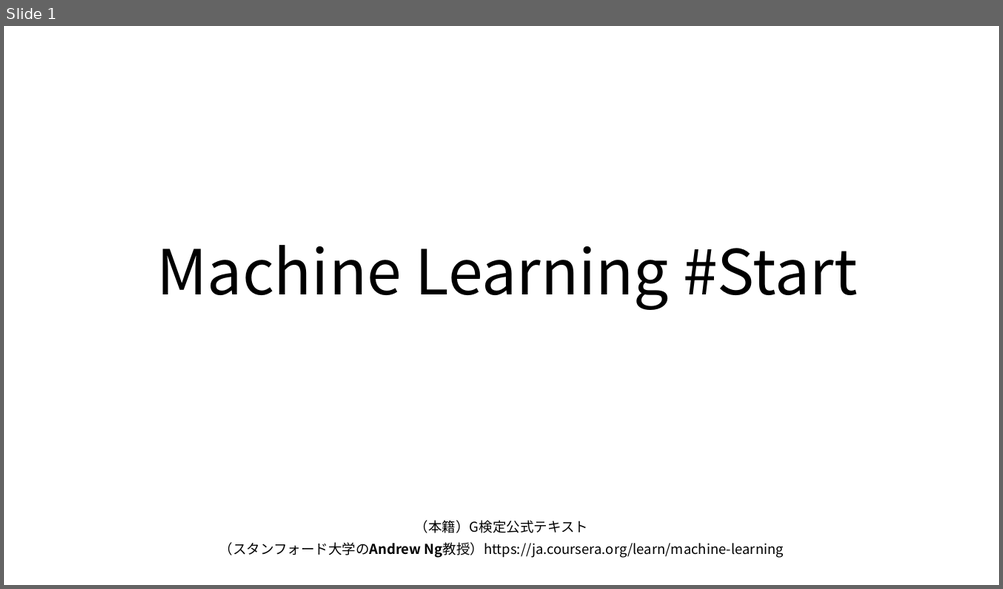
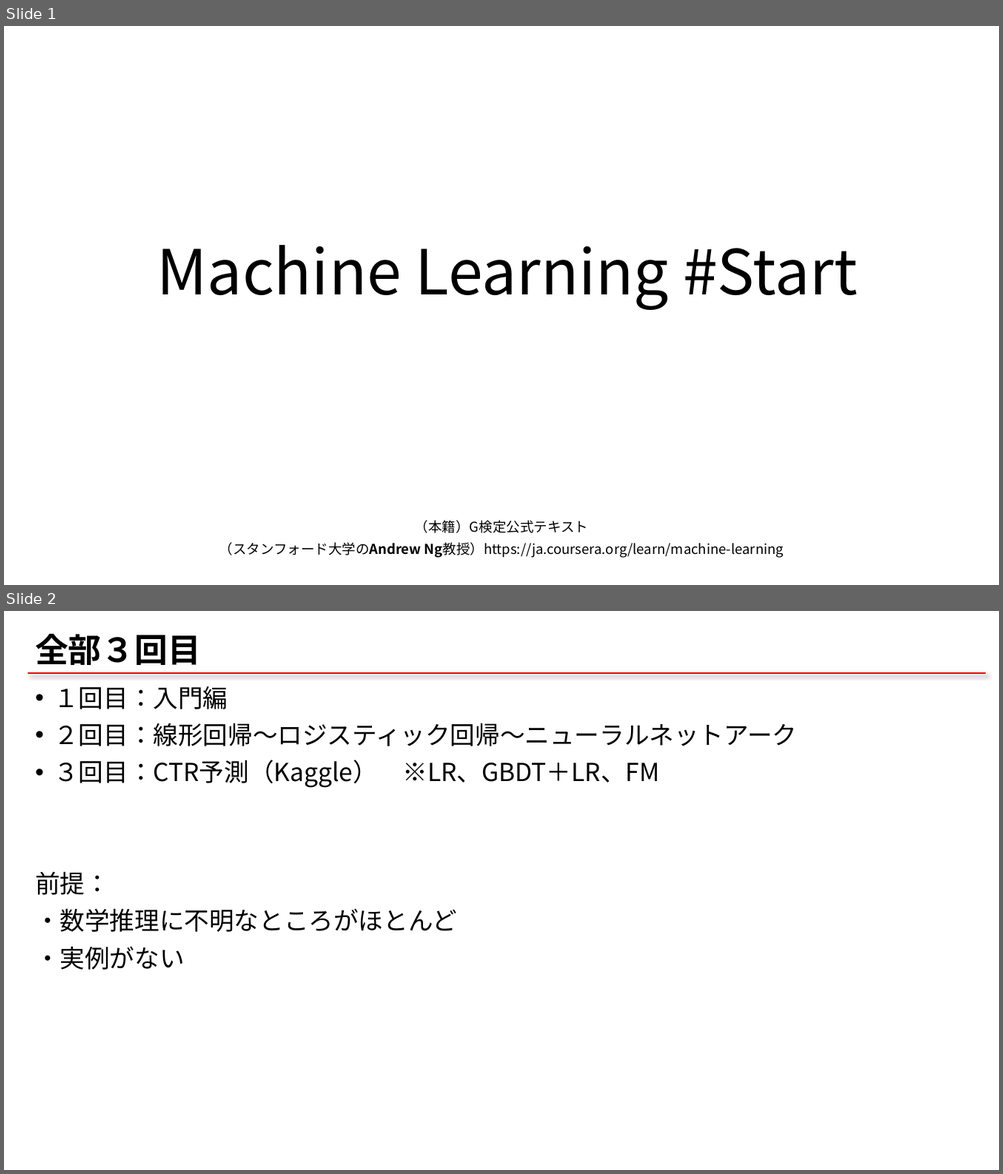
Before and after one commit to qqinxl2015/machine-learning-basic, a slide deck: 00_ML_start.pptx. Shown one above the other, each under a label of ours: slide 1 before the commit, slides 1 and 2 after it. The pictures are 1003x589 and 1003x1174 pixels, drawn with LibreOffice and Linux fonts; fonts in the diff are those of the drawing. Boxes give left, top, right and bottom in pixels: in the first picture for what was removed or moved away, otherwise in the second. Text is boxed around its words. In the diff, an @@ line names an element or a change of style, - is before the commit and + after.

```diff
--- a/00_ML_start.pptx
+++ b/00_ML_start.pptx
@@ slide 2 added at (x1=4, y1=611, x2=999, y2=1170), background #FFFFFF @@
@@ title added at (x1=35, y1=633, x2=201, y2=665), 32 pt, text #000000, bold @@
+全部３回目
@@ line added from (28, 674) to (985, 674), #FF0000 1.5 pt @@
@@ text added at (x1=35, y1=686, x2=797, y2=970), 24 pt, text #000000 @@
+• １回目：入門編
+• ２回目：線形回帰～ロジスティック回帰～ニューラルネットアーク
+• ３回目：CTR予測（Kaggle） ※LR、GBDT＋LR、FM
+前提：
+・数学推理に不明なところがほとんど
+・実例がない
```
Also in this commit, not shown: 9 slides changed, 12 other slides added, 1 slide removed, 10 other files.
